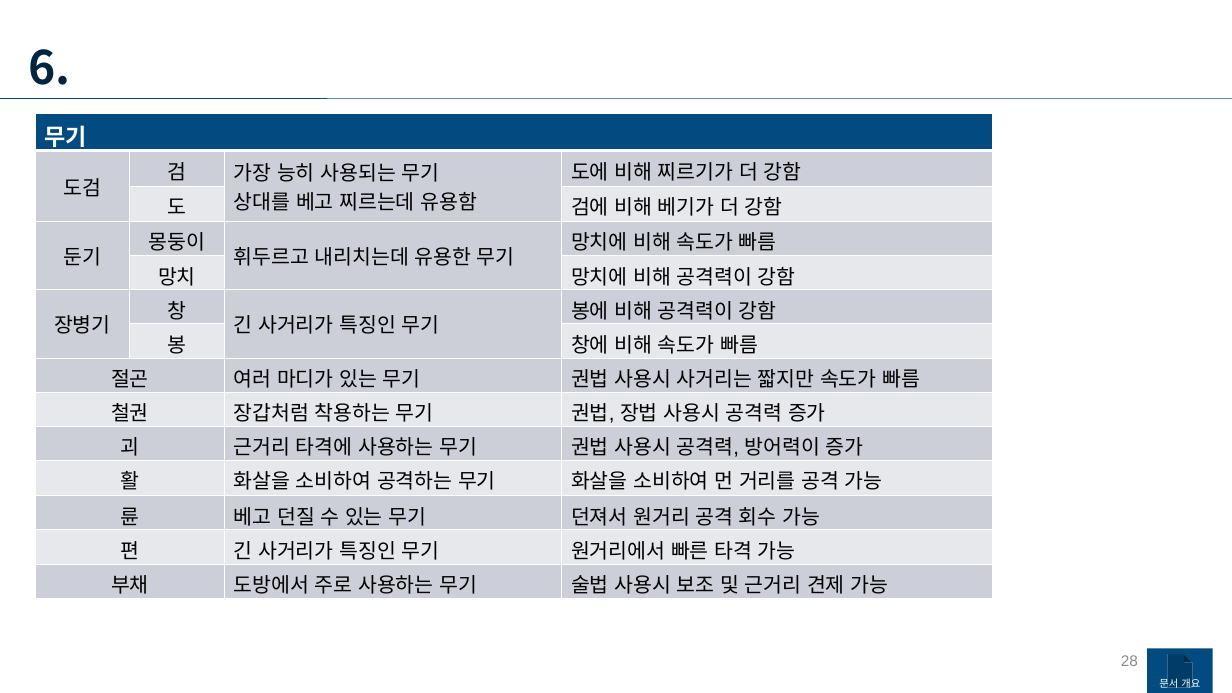
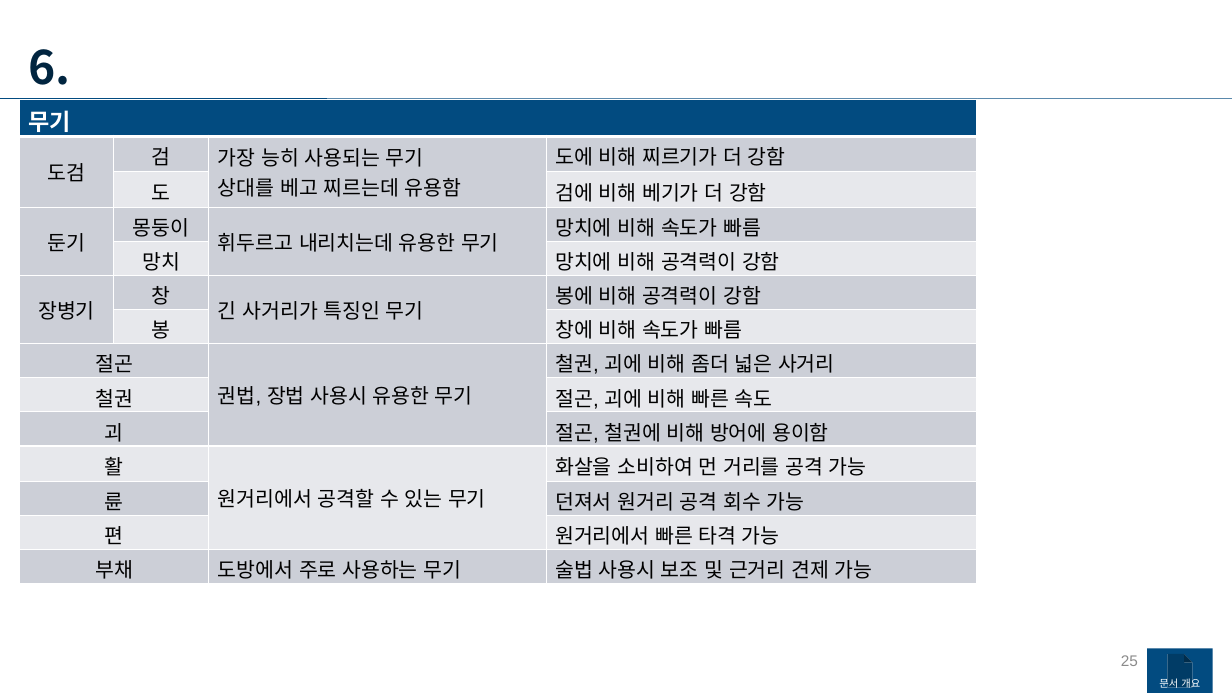
Before and after one commit to yjk0401/unityenginebasic_9th, a slide deck: slide 25 of 기획/메인 기획서.pptx (slide 28 before the commit). Drawn at 1232x693 pixels with LibreOffice and Linux fonts; fonts in the diff are those of the drawing. Boxes give left, top, right and bottom in pixels: in the first picture for what was removed or moved away, otherwise in the second. Text is boxed around its words. In the diff, an @@ line names an element or a change of style, - is before the commit and + after.

```diff
--- a/기획/메인 기획서.pptx
+++ b/기획/메인 기획서.pptx
@@ table at [19,99,977,584] @@
-row 8, column 3: 여러 마디가 있는 무기
+row 8, column 3: 권법, 장법 사용시 유용한 무기
-row 8, column 4: 권법 사용시 사거리는 짧지만 속도가 빠름
+row 8, column 4: 철권, 괴에 비해 좀더 넓은 사거리
-row 9, column 3: 장갑처럼 착용하는 무기
+row 9, column 3: 
-row 9, column 4: 권법, 장법 사용시 공격력 증가
+row 9, column 4: 절곤, 괴에 비해 빠른 속도
-row 10, column 3: 근거리 타격에 사용하는 무기
+row 10, column 3: 
-row 10, column 4: 권법 사용시 공격력, 방어력이 증가
+row 10, column 4: 절곤, 철권에 비해 방어에 용이함
-row 11, column 3: 화살을 소비하여 공격하는 무기
+row 11, column 3: 원거리에서 공격할 수 있는 무기
-row 12, column 3: 베고 던질 수 있는 무기
+row 12, column 3: 
-row 13, column 3: 긴 사거리가 특징인 무기
+row 13, column 3: 
@@ table: place and size @@
-table at [35,114,993,599]
+table at [19,99,977,584]
@@ page number at [1121,655,1138,666]: text changed @@
-28
+25
```
Also in this commit, not shown: 11 other slides changed, 3 slides added, 6 slides removed, 14 other files.
